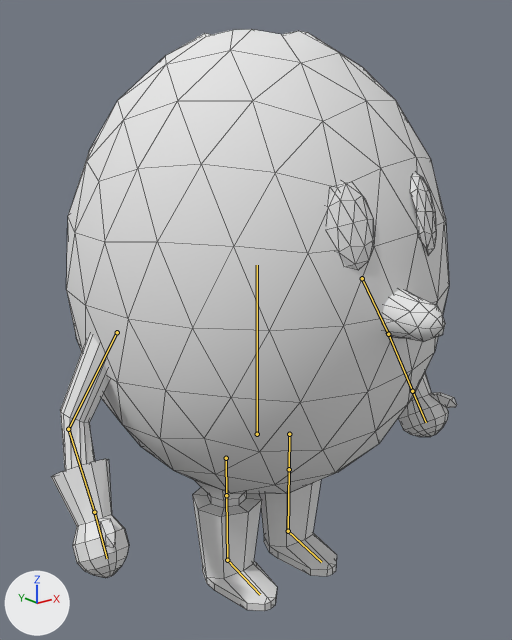
Two versions of the Blender file Assets/3DModels/Player/PlayerOlive.blend, one commit apart.
One viewpoint serves both versions: a camera (50 mm lens) standing at (-2.35, -2.93, 2.7) and looking at (-0.05, -0.05, 1.55). Lighting does not change. The marker at lower left points along +X, +Y and +Z. Both versions are drawn at frame 10 of the action 'Idle'; the numbers are the values there. The bones that bend it are drawn over the model as lines. Mesh edges are drawn as thin lines.
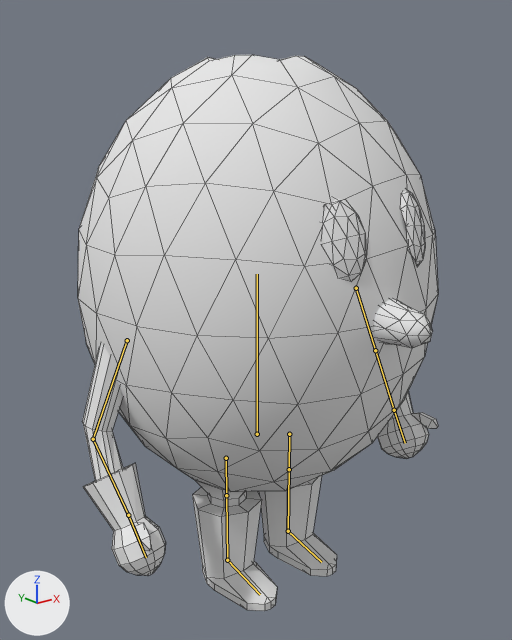
Pixel boxes (x1, y1, x2, y2) of what changed, in the pictures (512 x 640 px):
'Icosphere', posed (11% narrower): before (51, 29, 457, 611); after (78, 55, 438, 611)
bone 'Spine', root to tip: before (257, 434) to (257, 265); after (257, 434) to (257, 274)
bone 'Arm.l', root to tip: before (117, 332) to (68, 429); after (127, 340) to (93, 439)
bone 'Arm.r.001', root to tip: before (362, 278) to (388, 334); after (356, 288) to (375, 350)

What the commit changed:
Bone 'Spine' (bone_spine) is rescaled from (1.01, 1.01, 1.01) to (0.96, 0.96, 0.96).
Bone 'Arm.l' (bone_arm_l) moves from (0.0, 0.0, 0.0) to (-0.059, -0.039, 0.0).
Bone 'Arm.l' (bone_arm_l) turns from (0, 0, 45) to (0, 0, 54) degrees about its own x, y and z.
Bone 'Arm.r.001' (bone_arm_r_001) moves from (0.0, 0.0, 0.0) to (0.059, -0.039, 0.0).
Bone 'Arm.r.001' (bone_arm_r_001) turns from (0, 0, -45) to (0, 0, -54) degrees about its own x, y and z.
